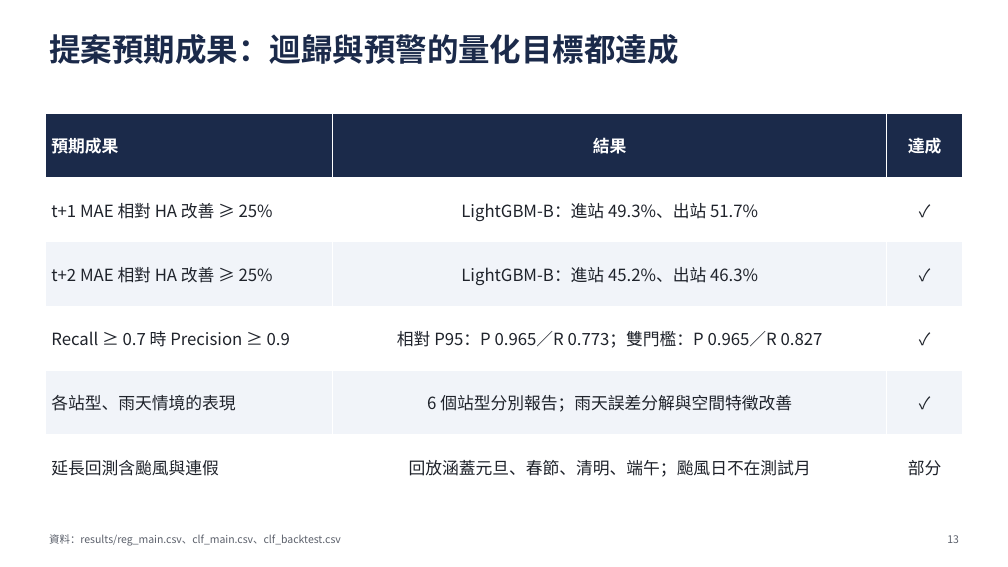
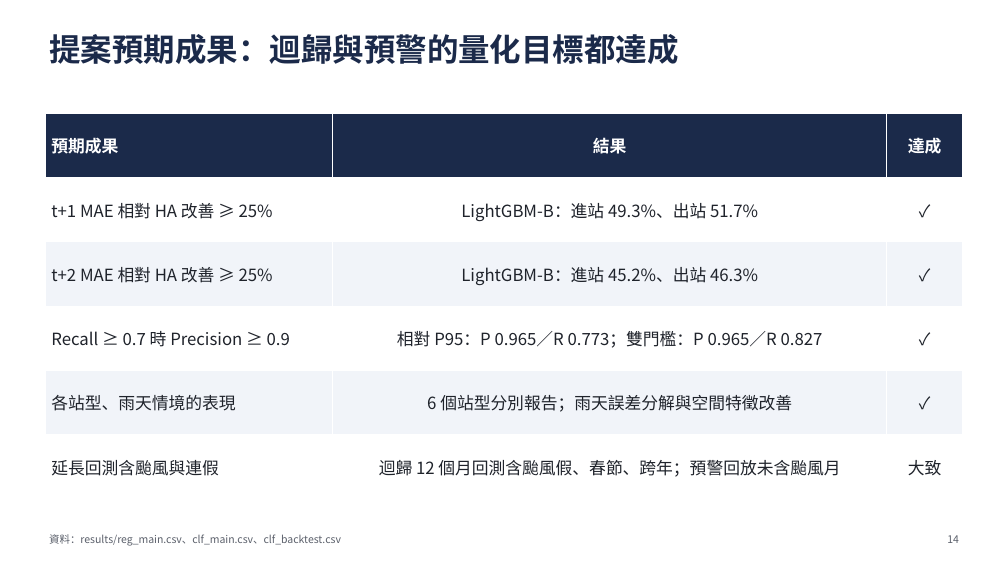
Before and after one commit to ChiJiun/taipei-mrt-crowd-forecast, a slide deck: slide 14 of report/slides.pptx (slide 13 before the commit). Drawn at 1008x567 pixels with LibreOffice and Linux fonts; fonts in the diff are those of the drawing. Boxes give left, top, right and bottom in pixels: in the first picture for what was removed or moved away, otherwise in the second. Text is boxed around its words. In the diff, an @@ line names an element or a change of style, - is before the commit and + after.

```diff
--- a/report/slides.pptx
+++ b/report/slides.pptx
@@ table at box(45, 113, 963, 499) @@
-row 6, column 2: 回放涵蓋元旦、春節、清明、端午；颱風日不在測試月
+row 6, column 2: 迴歸 12 個月回測含颱風假、春節、跨年；預警回放未含颱風月
-row 6, column 3: 部分
+row 6, column 3: 大致
@@ text at box(947, 535, 959, 543): text changed @@
-13
+14
```
Also in this commit, not shown: 9 other slides changed, 1 slide added, 5 other files.
